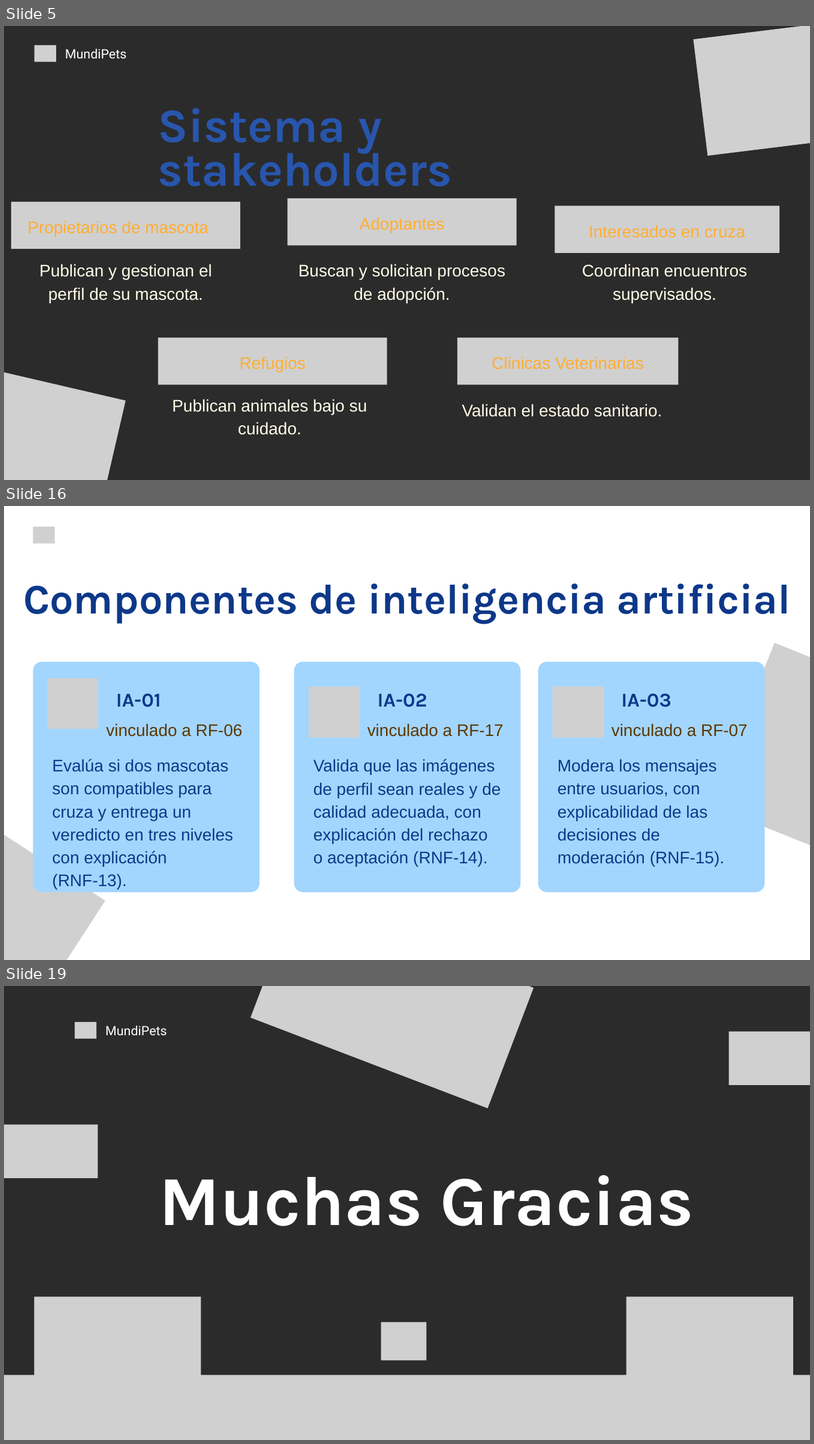
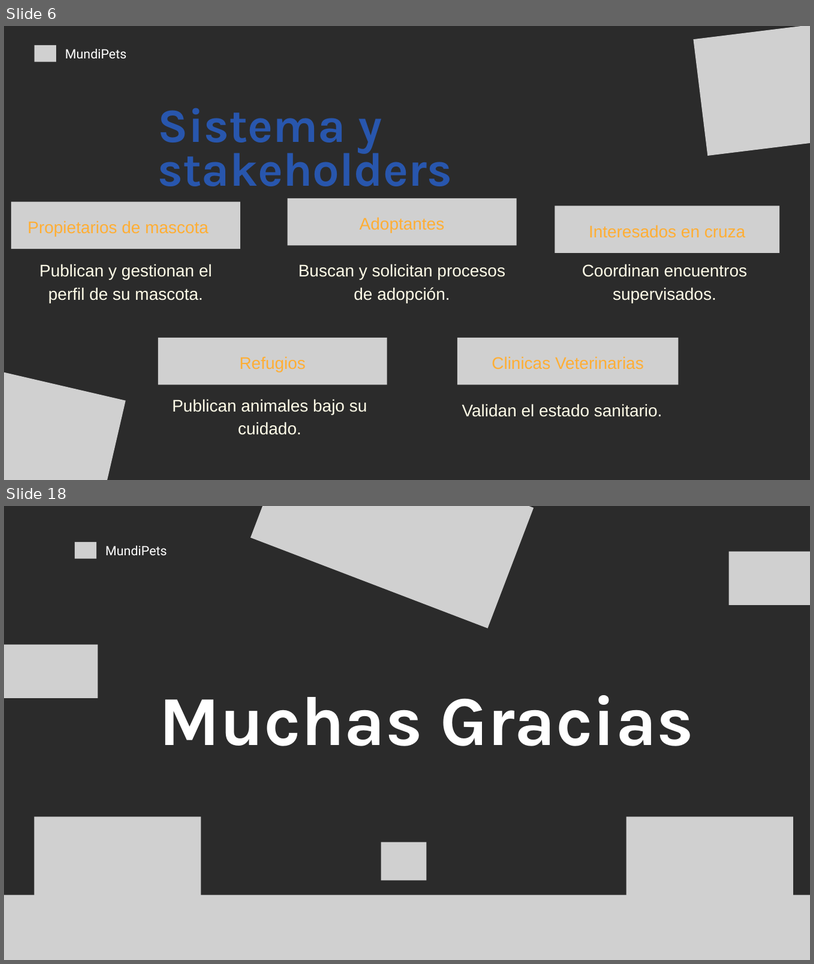
Before and after one commit to andymendozap03/MundiPets-PFC-IngReq, a slide deck: 09_Defensa/Presentación.pptx. Shown one above the other, each under a label of ours: slides 5, 16 and 19 before the commit, slides 6 and 18 after it; the slides between them are not shown. The pictures are 814x1444 and 814x964 pixels, drawn with LibreOffice and Linux fonts; fonts in the diff are those of the drawing; grey boxes stand for pictures; background and template pictures are left out; a plain dark background stands for a picture behind light text. Boxes give left, top, right and bottom in pixels: in the first picture for what was removed or moved away, otherwise in the second. Text is boxed around its words. In the diff, an @@ line names an element or a change of style, - is before the commit and + after.

Commit message:
Actualizar presentacion defensa MundiPets

```diff
--- a/09_Defensa/Presentación.pptx
+++ b/09_Defensa/Presentación.pptx
@@ slide 16 removed at (4, 506, 810, 960), background picture (left out) @@
@@ picture removed at (33, 526, 55, 543) @@
@@ text removed at (63, 525, 155, 543) @@
-MundiPets
@@ text removed at (23, 583, 791, 623) @@
-Componentes de inteligencia artificial
@@ picture removed at (710, 643, 810, 859) @@
@@ freeform shape removed at (33, 661, 260, 892) @@
@@ freeform shape removed at (294, 661, 521, 892) @@
@@ freeform shape removed at (538, 661, 765, 892) @@
@@ picture removed at (48, 678, 98, 729) @@
@@ text removed at (116, 693, 161, 707) @@
-IA-01
@@ picture removed at (309, 686, 360, 737) @@
@@ text removed at (378, 693, 428, 707) @@
-IA-02
@@ picture removed at (553, 686, 604, 738) @@
@@ text removed at (621, 693, 672, 707) @@
-IA-03
@@ text removed at (106, 723, 243, 736) @@
-vinculado a RF-06
@@ text removed at (368, 723, 504, 736) @@
-vinculado a RF-17
@@ text removed at (612, 723, 748, 736) @@
-vinculado a RF-07
@@ text removed at (52, 759, 233, 889) @@
-Evalúa si dos mascotas son compatibles para cruza y entrega un veredicto en tres niveles con explicación (RNF-13).
@@ text removed at (314, 759, 501, 866) @@
-Valida que las imágenes de perfil sean reales y de calidad adecuada, con explicación del rechazo o aceptación (RNF-14).
@@ text removed at (558, 759, 725, 866) @@
-Modera los mensajes entre usuarios, con explicabilidad de las decisiones de moderación (RNF-15).
@@ picture removed at (4, 805, 105, 960) @@
@@ what was slide 5 is now slide 6 @@
@@ what was slide 19 is now slide 18 @@
```
Also in this commit, not shown: 12 slides added, 12 other slides removed, 1 other file.
